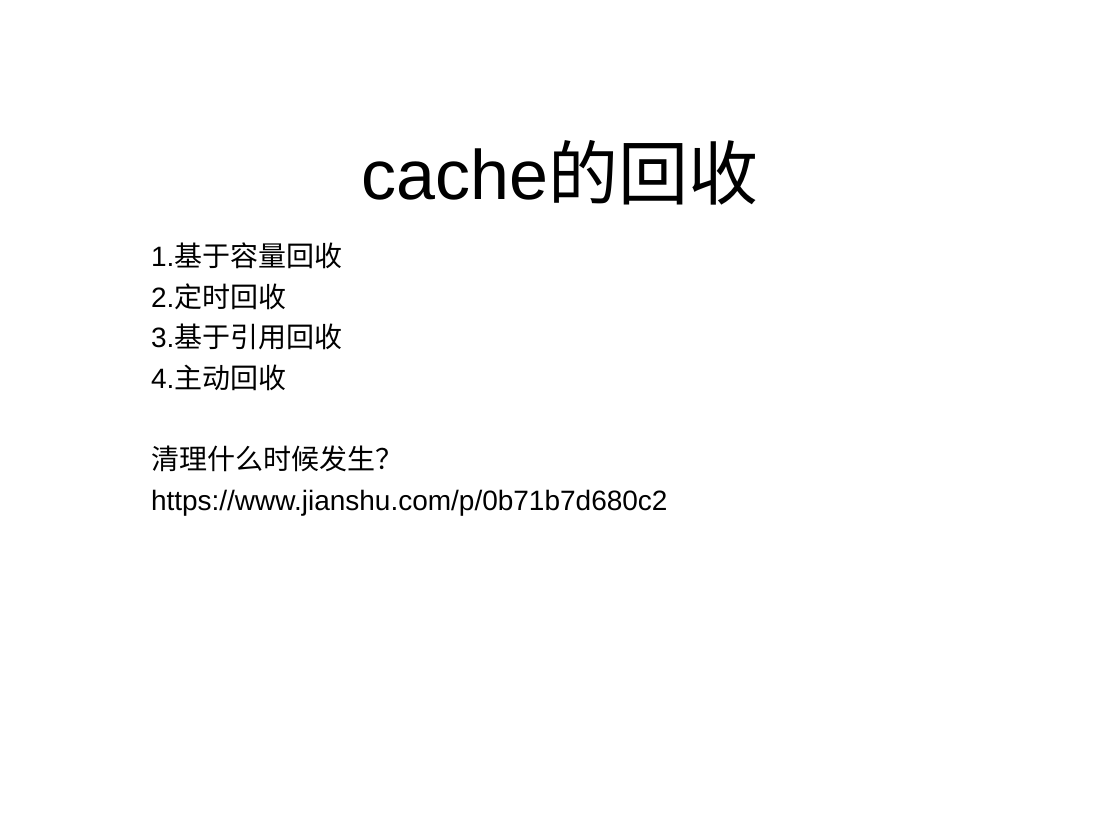
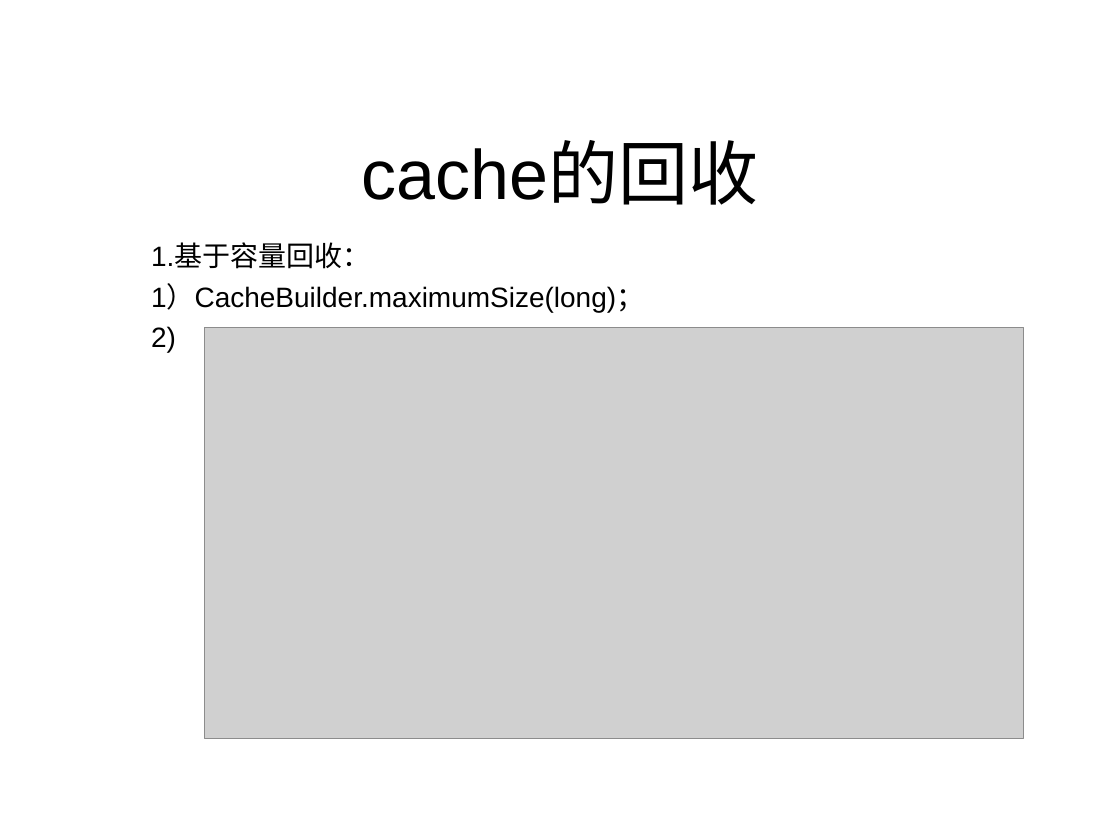
Before and after one commit to track-123/cache, a slide deck: slide 12 of 堆内缓存.ppt (slide 10 before the commit). Drawn at 1120x840 pixels with LibreOffice and Linux fonts; fonts in the diff are those of the drawing; grey boxes stand for pictures. Boxes give left, top, right and bottom in pixels: in the first picture for what was removed or moved away, otherwise in the second. Text is boxed around its words. In the diff, an @@ line names an element or a change of style, - is before the commit and + after.

```diff
--- a/堆内缓存.ppt
+++ b/堆内缓存.ppt
@@ subtitle at bbox=[151, 244, 644, 352]: text changed @@
-1.基于容量回收
-2.定时回收
-3.基于引用回收
-4.主动回收
-清理什么时候发生？
-https://www.jianshu.com/p/0b71b7d680c2
+1.基于容量回收：
+1）CacheBuilder.maximumSize(long)；
+2)
@@ picture added at bbox=[204, 327, 1024, 738] @@
```
Also in this commit, not shown: 5 other slides changed, 5 slides added, 1 slide removed.
